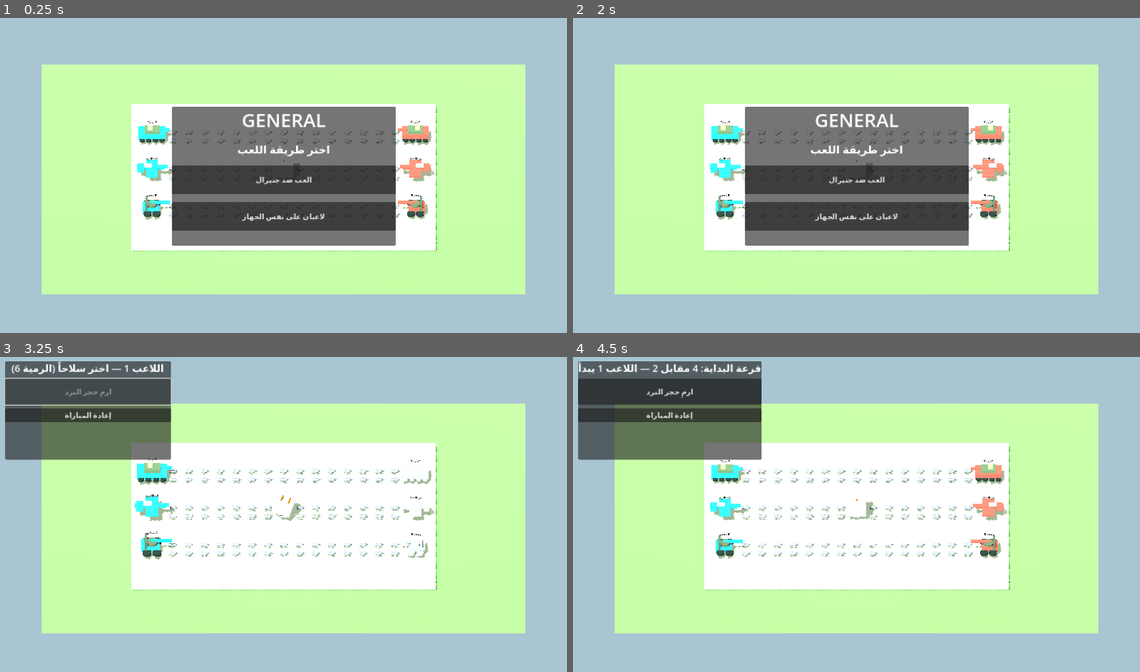
Above: before the commit, frames 1-4 (two rows, left to right).
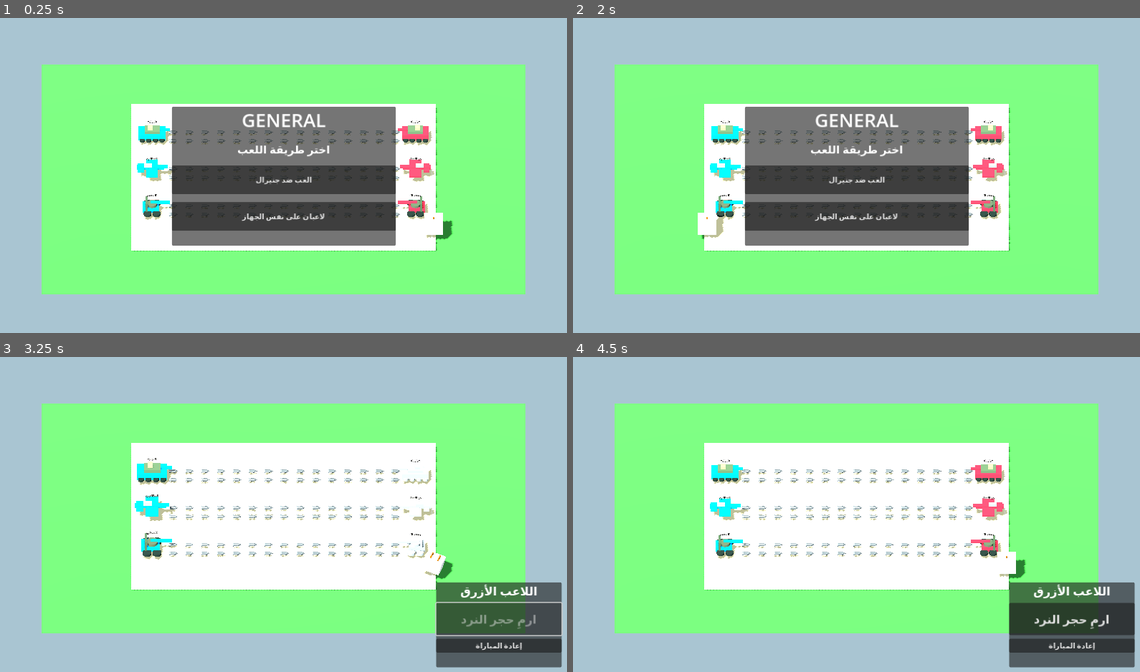
Above: after the commit, the same moments.

Repository: ahmad3aj-web/General_game
Game: Godot game, scene res://Main.tscn
Same seed, same stepped clock (60 frames per second), same inputs: the game is played once before the commit and once after it.
Inputs:
- Up to frame 1 (0.25 s): no input
- Up to frame 2 (2 s): click "العب ضد جنيرال" at 0.5 s; click "إعادة المباراة" at 1.25 s
- Up to frame 3 (3.25 s): click "لاعبان على نفس الجهاز" at 2 s; click "ارمِ حجر النرد" at 2.75 s
- Up to frame 4 (4.5 s): click "إعادة المباراة" at 3.5 s; click "العب ضد جنيرال" at 4.25 s

The runs differ from the first frame. In frame 1, 38% of the frame differs, in the area x 7-93%, y 14-88%; in frame 2, 38%; in frame 3, 48%; in frame 4, 49%, in the area x 0-100%, y 1-99%.

Commit message:
Improve 3D board colors, relocate die beside player and enlarge weapon touch targets

Diff:
--- a/godot/Main.gd
+++ b/godot/Main.gd
@@ -42,9 +42,9 @@
 	_refresh_board()
 
 func _setup_materials() -> void:
-	blue_material = _material(Color("#2589e8"), 0.28, 0.3)
-	red_material = _material(Color("#e34d3f"), 0.24, 0.32)
-	bullet_material = _material(Color("#b9c5c8"), 0.72, 0.2)
+	blue_material = _material(Color("#087cf0"), 0.18, 0.24)
+	red_material = _material(Color("#f02f3d"), 0.18, 0.24)
+	bullet_material = _material(Color("#d7e4ea"), 0.82, 0.16)
 	gray_material = _material(Color("#777d7c"), 0.12, 0.82)
 	flame_material = _material(Color("#ff7b16"), 0.0, 0.3)
 	flame_material.emission_enabled = true
@@ -75,7 +75,7 @@
 	ground_mesh.size = Vector2(27.0, 20.0)
 	ground.mesh = ground_mesh
 	ground.position.y = -0.22
-	ground.material_override = _material(Color("#557d42"), 0.0, 1.0)
+	ground.material_override = _material(Color("#347c32"), 0.0, 0.95)
 	add_child(ground)
 
 	var arena := MeshInstance3D.new()
@@ -83,7 +83,7 @@
 	arena_mesh.size = Vector3(17.0, 0.2, 12.5)
 	arena.mesh = arena_mesh
 	arena.position.y = -0.08
-	arena.material_override = _material(Color("#b1b98b"), 0.0, 0.92)
+	arena.material_override = _material(Color("#d6c58d"), 0.0, 0.88)
 	add_child(arena)
 
 	# Decorative runway edges and lane markings.
@@ -248,13 +248,15 @@
 	var area := Area3D.new()
 	area.position = Vector3(0, 0.55, 0)
 	area.input_ray_pickable = true
+	area.monitoring = true
+	area.monitorable = true
 	area.collision_layer = 1
 	area.collision_mask = 0
 	area.set_meta("weapon_side", side)
 	area.set_meta("weapon_lane", lane)
 	var collision := CollisionShape3D.new()
 	var shape := SphereShape3D.new()
-	shape.radius = 1.25
+	shape.radius = 1.8
 	collision.shape = shape
 	area.add_child(collision)
 	root.add_child(area)
@@ -285,7 +287,7 @@
 
 func _build_die() -> void:
 	die_root = Node3D.new()
-	die_root.position = Vector3(0, 0.72, 0)
+	die_root.position = Vector3(8.35, 0.72, 5.0)
 	add_child(die_root)
 	var cube := MeshInstance3D.new()
 	var cube_mesh := BoxMesh.new()
@@ -356,20 +358,22 @@
 	menu.add_child(local_button)
 
 	game_panel = PanelContainer.new()
-	game_panel.position = Vector2(18, 16)
-	game_panel.size = Vector2(370, 220)
+	game_panel.set_anchors_preset(Control.PRESET_BOTTOM_RIGHT)
+	game_panel.position = Vector2(-300, -210)
+	game_panel.size = Vector2(280, 190)
 	screen.add_child(game_panel)
 	var column := VBoxContainer.new()
 	column.add_theme_constant_override("separation", 8)
 	game_panel.add_child(column)
 	ui_label = Label.new()
-	ui_label.text = "GENERAL — ساحة ثلاثية الأبعاد"
+	ui_label.text = "اللاعب الأزرق"
 	ui_label.horizontal_alignment = HORIZONTAL_ALIGNMENT_CENTER
-	ui_label.add_theme_font_size_override("font_size", 22)
+	ui_label.add_theme_font_size_override("font_size", 26)
 	column.add_child(ui_label)
 	roll_button = Button.new()
 	roll_button.text = "ارمِ حجر النرد"
-	roll_button.custom_minimum_size = Vector2(0, 58)
+	roll_button.custom_minimum_size = Vector2(0, 72)
+	roll_button.add_theme_font_size_override("font_size", 26)
 	roll_button.pressed.connect(_on_roll_pressed)
 	column.add_child(roll_button)
 	reset_button = Button.new()
@@ -451,6 +455,8 @@
 		_pick_weapon_at_screen_position(screen_position)
 
 func _pick_weapon_at_screen_position(screen_position: Vector2) -> void:
+	if not waiting_for_weapon or game_over:
+		return
 	if game_camera == null:
 		return
 	var ray_origin := game_camera.project_ray_origin(screen_position)
@@ -528,13 +534,17 @@
 	_on_weapon_pressed(chosen)
 
 func _refresh_board() -> void:
+	if die_root:
+		die_root.position = Vector3(8.35 if current_player == 0 else -8.35, 0.72, 5.0)
+	if ui_label and game_mode >= 0 and not game_over:
+		ui_label.text = ("اللاعب الأزرق" if current_player == 0 else ("جنيرال الأحمر" if game_mode == 1 else "اللاعب الأحمر"))
 	for item in bullet_nodes:
 		var side: int = item["side"]
 		var lane: int = item["lane"]
 		var step: int = item["step"]
 		var mesh_node: Node3D = item["node"]
 		var filled: bool = step < progress[side][lane]
-		var target_color := (Color("#2589e8") if side == 0 else Color("#e34d3f")) if filled else Color("#aeb7b5")
+		var target_color := (Color("#087cf0") if side == 0 else Color("#f02f3d")) if filled else Color("#aeb7b5")
 		for child in mesh_node.get_children():
 			if child is MeshInstance3D:
 				var mat := child.material_override as StandardMaterial3D
